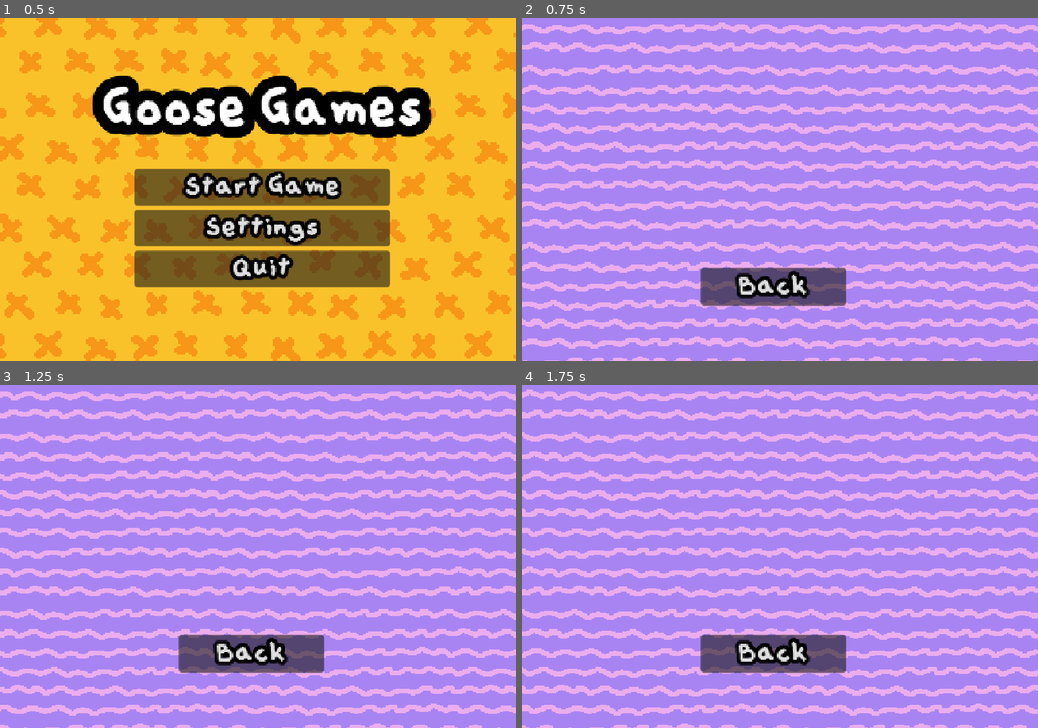
Above: before the commit, frames 1-4 (two rows, left to right).
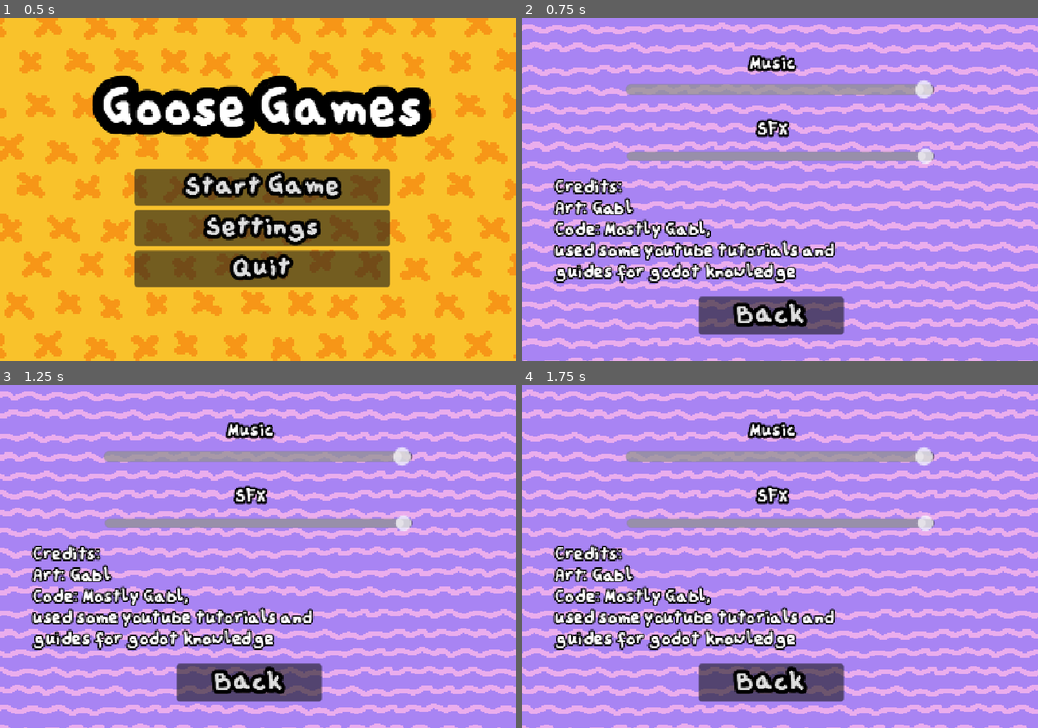
Above: after the commit, the same moments.

Repository: gabl18/WarioWare
Game: Godot game, scene res://scenes/Main Menu/title_screen.tscn
Same seed, same stepped clock (60 frames per second), same inputs: the game is played once before the commit and once after it. Sound files missing from this copy of the repository are replaced by a short silence.
Inputs (mouse positions are in pixels of both pictures, inside the frame that each line leads up to):
- Up to frame 1 (0.5 s): no input
- Up to frame 2 (0.75 s): click "Settings" at 0.5 s
- Up to frame 3 (1.25 s): no input
- Up to frame 4 (1.75 s): tap Enter (ui_accept) at 1.25, 1.52 s; move the mouse to (893, 539) at 1.27 s; hold Right (ui_right) from 1.28 s (still down); tap Alt at 1.35 s; click (893, 539) at 1.42 s

Frame 1 is identical in both runs. In frame 2, 14% of the frame differs, in the area x 6-80%, y 10-93%; in frame 3, 14%; in frame 4, 14%.

Commit message:
settings, new sfx and browser fix

Diff:
--- a/wario-ware/project.godot
+++ b/wario-ware/project.godot
@@ -18,6 +18,7 @@
 [audio]
 
 buses/default_bus_layout="uid://bcch67sxrgt2i"
+general/default_playback_type.web=0
 
 [autoload]
 
--- a/wario-ware/scenes/Every Level Used/minigame_scene.gd
+++ b/wario-ware/scenes/Every Level Used/minigame_scene.gd
@@ -9,7 +9,7 @@
 	pass
 
 # Called every frame. 'delta' is the elapsed time since the previous frame.
-func _process(delta: float) -> void:
+func _process(_delta: float) -> void:
 	timer.text = str(snapped(time, 0.10)) # this makes names easier
 
 func Timer(start_time: float): # making a new function for timer countdown!
--- a/wario-ware/scenes/Every Level Used/timer_screen.gd
+++ b/wario-ware/scenes/Every Level Used/timer_screen.gd
@@ -36,7 +36,7 @@
 		get_tree().change_scene_to_file("res://scenes/Main Menu/title_screen.tscn") # changes your scene
 
 
-func _process(delta: float) -> void: # runs EVERY FRAME
+func _process(_delta: float) -> void: # runs EVERY FRAME
 	match Global.lives: # asks or checks if lives is equal to one of
 #these values, cool hack. by the way this is a horrid way to illustrate the
 #lives visually so later you can always find alternative code. Now, dw abt it.
--- a/wario-ware/scenes/Main Menu/settings_screen.gd
+++ b/wario-ware/scenes/Main Menu/settings_screen.gd
@@ -1,6 +1,24 @@
 extends Node2D
-
-
+@onready var music_slider: HSlider = $MusicSlider
+@onready var sfx_slider: HSlider = $SFXSlider
 
 func _on_menu_pressed() -> void:
 	get_tree().change_scene_to_file("res://scenes/Main Menu/title_screen.tscn")
+
+func _ready() -> void:
+	var music_db = AudioServer.get_bus_volume_db(AudioServer.get_bus_index("Music"))
+	var sfx_db = AudioServer.get_bus_volume_db(AudioServer.get_bus_index("SFX"))
+	music_slider.value = db_to_linear(music_db)
+	sfx_slider.value = db_to_linear(sfx_db)
+
+	music_slider.value_changed.connect(_on_music_slider_value_changed)
+	sfx_slider.value_changed.connect(_on_sfx_slider_value_changed)
+
+
+func _on_music_slider_value_changed(value: float) -> void:
+	var db = linear_to_db(value)
+	AudioServer.set_bus_volume_db(AudioServer.get_bus_index("Music"), db)
+
+func _on_sfx_slider_value_changed(value: float) -> void:
+	var db = linear_to_db(value)
+	AudioServer.set_bus_volume_db(AudioServer.get_bus_index("SFX"), db)
--- a/wario-ware/scenes/Main Menu/settings_screen.tscn
+++ b/wario-ware/scenes/Main Menu/settings_screen.tscn
@@ -20,10 +20,10 @@
 stretch_mode = 1
 
 [node name="menu" type="Button" parent="." unique_id=157610235]
-offset_left = 160.0
-offset_top = 224.0
-offset_right = 290.0
-offset_bottom = 258.0
+offset_left = 158.173
+offset_top = 249.9999
+offset_right = 288.173
+offset_bottom = 283.99988
 theme_override_constants/outline_size = 14
 theme_override_font_sizes/font_size = 26
 text = "Back"
@@ -34,4 +34,51 @@
 bus = &"Music"
 parameters/looping = true
 
+[node name="MusicLabel" type="Label" parent="." unique_id=1607026454]
+offset_left = 202.88454
+offset_top = 33.65383
+offset_right = 243.88454
+offset_bottom = 49.65383
+theme_override_constants/outline_size = 8
+text = "Music"
+
+[node name="MusicSlider" type="HSlider" parent="." unique_id=235608699]
+offset_left = 92.78842
+offset_top = 54.807667
+offset_right = 331.95508
+offset_bottom = 70.80766
+scale = Vector2(1.1538455, 1.1538455)
+max_value = 1.0
+step = 0.05
+value = 1.0
+
+[node name="SFXLabel" type="Label" parent="." unique_id=1023258687]
+offset_left = 209.6153
+offset_top = 93.26919
+offset_right = 249.6153
+offset_bottom = 109.26919
+theme_override_constants/outline_size = 8
+text = "SFX"
+
+[node name="SFXSlider" type="HSlider" parent="." unique_id=232385033]
+offset_left = 93.749954
+offset_top = 113.46149
+offset_right = 369.71136
+offset_bottom = 135.57686
+max_value = 1.0
+step = 0.05
+value = 1.0
+
+[node name="Credits" type="Label" parent="." unique_id=997745092]
+offset_left = 28.846142
+offset_top = 144.71147
+offset_right = 282.84613
+offset_bottom = 236.71147
+theme_override_constants/outline_size = 6
+text = "Credits:
+Art: Gabl
+Code: Mostly Gabl,
+used some youtube tutorials and
+guides for godot knowledge"
+
 [connection signal="pressed" from="menu" to="." method="_on_menu_pressed"]
--- a/wario-ware/scenes/Minigame 1/garlic.gd
+++ b/wario-ware/scenes/Minigame 1/garlic.gd
@@ -9,7 +9,7 @@
 # make a signal
 signal garlic_collected
 
-func _process(delta: float) -> void: # this runs EVERY FRAME!
+func _process(_delta): # this runs EVERY FRAME!
 
 	if player_area.overlaps_area(self_area): # checks if overlapping
 		if self.visible:
--- a/wario-ware/scenes/Minigame 1/minigame_1.gd
+++ b/wario-ware/scenes/Minigame 1/minigame_1.gd
@@ -22,7 +22,7 @@
 	#after this is compeleted...
 	timer_end = true # now we're saying "oh ye you ran out of time"
 
-func _process(delta: float) -> void: # running every frame brochacho
+func _process(_delta: float) -> void: # running every frame brochacho
 	if garlic_collected == 3: # the double equals is just an argument asking if it's the same, with "=" it'll give an error
 		if Global.minigames_done >= Global.minigames_needed: # we access a global script and see how many minigames have been compeleted
 			get_tree().change_scene_to_file("res://scenes/Finish Screen/done_screen.tscn") # change current play scene into another, but you make your own finish screen in a later challenge, dont worry abt this rn
--- a/wario-ware/scenes/Minigame 1/minigame_1.tscn
+++ b/wario-ware/scenes/Minigame 1/minigame_1.tscn
@@ -207,7 +207,6 @@
 stream = ExtResource("10_hy3rl")
 autoplay = true
 bus = &"Music"
-parameters/looping = true
 
 [connection signal="garlic_collected" from="Garlic" to="." method="garlic_collect"]
 [connection signal="garlic_collected" from="Garlic2" to="." method="garlic_collect"]
--- a/wario-ware/scenes/Minigame 2/minigame_2.gd
+++ b/wario-ware/scenes/Minigame 2/minigame_2.gd
@@ -15,7 +15,7 @@
 	timer_end = true
 
 
-func _process(delta: float) -> void:
+func _process(_delta: float) -> void:
 	if buttons_pressed == 6:
 		if Global.minigames_done >= Global.minigames_needed:
 			get_tree().change_scene_to_file("res://scenes/Finish Screen/done_screen.tscn")
--- a/wario-ware/scenes/Minigame 2/minigame_2.tscn
+++ b/wario-ware/scenes/Minigame 2/minigame_2.tscn
@@ -145,7 +145,6 @@
 stream = ExtResource("10_88atl")
 autoplay = true
 bus = &"Music"
-parameters/looping = true
 
 [connection signal="pressed" from="Button_1" to="Button_1" method="_on_pressed"]
 [connection signal="pressed" from="Button_2" to="Button_2" method="_on_pressed"]
--- a/wario-ware/scenes/Minigame 3/minigame_3.gd
+++ b/wario-ware/scenes/Minigame 3/minigame_3.gd
@@ -2,6 +2,7 @@
 
 @onready var themed_timer: Node2D = $ThemedTimer
 @onready var intro_text: Node2D = $IntroText
+
 var rand_score = 18
 var rng = RandomNumberGenerator.new()
 
--- a/wario-ware/scenes/Minigame 3/minigame_3.tscn
+++ b/wario-ware/scenes/Minigame 3/minigame_3.tscn
@@ -10,6 +10,7 @@
 [ext_resource type="Script" uid="uid://do7bhv5330842" path="res://scenes/Minigame 3/texture_button.gd" id="7_elj0y"]
 [ext_resource type="PackedScene" uid="uid://0kahh53oqh5a" path="res://scenes/Every Level Used/intro_text.tscn" id="9_jqvox"]
 [ext_resource type="AudioStream" uid="uid://dlbxrkaid8mmp" path="res://music/Microgame 3.mp3" id="11_p7vny"]
+[ext_resource type="AudioStream" uid="uid://b3hgkdxo5bj1" path="res://music/honk-sound.mp3" id="11_p34aa"]
 
 [node name="Minigame_3" type="Node2D" unique_id=292362315]
 scale = Vector2(1.9783462, 1.9783462)
@@ -54,5 +55,9 @@
 bus = &"Music"
 parameters/looping = true
 
+[node name="HonkSFX" type="AudioStreamPlayer" parent="." unique_id=1491111298]
+stream = ExtResource("11_p34aa")
+bus = &"SFX"
+
 [connection signal="pressed" from="TextureButton" to="TextureRect" method="_on_texture_button_pressed"]
 [connection signal="pressed" from="TextureButton" to="TextureButton" method="_on_pressed"]
--- a/wario-ware/scenes/Minigame 3/texture_button.gd
+++ b/wario-ware/scenes/Minigame 3/texture_button.gd
@@ -1,6 +1,8 @@
 extends TextureButton
 
 @onready var parent = $".."
+@onready var honk_sfx: AudioStreamPlayer = $"../HonkSFX"
 
 func _on_pressed() -> void:
+	honk_sfx.play()
 	parent.buttons_pressed += 1
--- a/wario-ware/scenes/Minigame 4/chimney.gd
+++ b/wario-ware/scenes/Minigame 4/chimney.gd
@@ -3,9 +3,9 @@
 signal hit
 signal scored
 
-func _on_body_entered(body: Node2D) -> void:
+func _on_body_entered(_body: Node2D) -> void:
 	hit.emit()
 
 
-func _on_score_area_body_entered(body: Node2D) -> void:
+func _on_score_area_body_entered(_body: Node2D) -> void:
 	scored.emit()
--- a/wario-ware/scenes/Minigame 4/ground.gd
+++ b/wario-ware/scenes/Minigame 4/ground.gd
@@ -3,5 +3,5 @@
 
 signal hit
 
-func _on_body_entered(body: Node2D) -> void:
+func _on_body_entered(_body: Node2D) -> void:
 	hit.emit()
--- a/wario-ware/scenes/Minigame 5/minigame_5.gd
+++ b/wario-ware/scenes/Minigame 5/minigame_5.gd
@@ -2,6 +2,7 @@
 
 @onready var themed_timer: Node2D = $ThemedTimer
 @onready var intro_text: Node2D = $IntroText
+
 var rand_score = 4.0
 var rng = RandomNumberGenerator.new()
 
@@ -21,7 +22,7 @@
 
 
 # Called every frame. 'delta' is the elapsed time since the previous frame.
-func _process(delta: float) -> void:
+func _process(_delta: float) -> void:
 	if buttons_pressed >= 1:
 		Global.lives -= 1
 		Global.minigames_done -=1
--- a/wario-ware/scenes/Minigame 5/minigame_5.tscn
+++ b/wario-ware/scenes/Minigame 5/minigame_5.tscn
@@ -7,6 +7,7 @@
 [ext_resource type="Texture2D" uid="uid://1h33esv0gp8w" path="res://images/minigame5/dont_touch1.png" id="3_a6h0v"]
 [ext_resource type="Script" uid="uid://5rhaple4somu" path="res://scenes/Minigame 5/texture_button.gd" id="3_jsmqe"]
 [ext_resource type="AudioStream" uid="uid://ixgtsscvbh4b" path="res://music/Microgame 5.mp3" id="4_jsmqe"]
+[ext_resource type="AudioStream" uid="uid://cw5fcp07uk636" path="res://music/canada-goose-honk.mp3" id="8_a6h0v"]
 
 [node name="Minigame_5" type="Node2D" unique_id=2070303391]
 script = ExtResource("1_06nyv")
@@ -42,4 +43,8 @@
 bus = &"Music"
 parameters/looping = true
 
+[node name="FailSFX" type="AudioStreamPlayer" parent="." unique_id=901995953]
+stream = ExtResource("8_a6h0v")
+bus = &"SFX"
+
 [connection signal="pressed" from="TextureButton" to="TextureButton" method="_on_pressed"]
--- a/wario-ware/scenes/Minigame 5/texture_button.gd
+++ b/wario-ware/scenes/Minigame 5/texture_button.gd
@@ -1,6 +1,7 @@
 extends TextureButton
 
 @onready var parent = $".."
+@onready var fail_sfx: AudioStreamPlayer = $"../FailSFX"
 
 const normal1 = preload("res://images/minigame5/dont_touch1.png")
 const normal2 = preload("res://images/minigame5/dont_touch2.png")
@@ -31,5 +32,6 @@
 func _on_pressed() -> void:
 	texture_pressed = honk
 	texture_normal = honk
-	await get_tree().create_timer(1.0).timeout
+	fail_sfx.play()
+	await fail_sfx.finished
 	parent.buttons_pressed += 1
--- a/wario-ware/scenes/Minigame 6/minigame_6.tscn
+++ b/wario-ware/scenes/Minigame 6/minigame_6.tscn
@@ -1,7 +1,7 @@
 [gd_scene format=3 uid="uid://bf5ufgmri6nj2"]
 
 [ext_resource type="Script" uid="uid://bly7hgqhgnakv" path="res://scenes/Minigame 6/minigame_6.gd" id="1_6c6i2"]
-[ext_resource type="Texture2D" uid="uid://cxa5kt3mbhgws" path="res://images/Backgrounds/Background5.png" id="1_q13yq"]
+[ext_resource type="Texture2D" uid="uid://b27knk8vooihm" path="res://images/Backgrounds/Background8.png" id="2_nylmk"]
 [ext_resource type="AudioStream" uid="uid://b3hgkdxo5bj1" path="res://music/honk-sound.mp3" id="2_owglu"]
 [ext_resource type="PackedScene" uid="uid://0kahh53oqh5a" path="res://scenes/Every Level Used/intro_text.tscn" id="3_2jkyk"]
 [ext_resource type="Texture2D" uid="uid://6use1djxgjy" path="res://images/minigame6/rythmhonk1.png" id="3_nylmk"]
@@ -17,9 +17,9 @@
 autoscroll = Vector2(40, 0)
 
 [node name="Background" type="TextureRect" parent="ScrollignBackground" unique_id=901517564]
-offset_right = 1132.3889
-offset_bottom = 643.0
-texture = ExtResource("1_q13yq")
+offset_right = 2000.0
+offset_bottom = 1500.0
+texture = ExtResource("2_nylmk")
 stretch_mode = 1
 
 [node name="GooseSprite" type="Sprite2D" parent="." unique_id=93466303]
--- /dev/null
+++ b/wario-ware/scenes/Minigame 7/Obstacle.tscn
@@ -0,0 +1,18 @@
+[gd_scene format=3 uid="uid://dd082ckoytngl"]
+
+[ext_resource type="Script" uid="uid://b2cxnnkamwqh2" path="res://scenes/Minigame 7/obstacle.gd" id="1_qsnne"]
+[ext_resource type="Texture2D" uid="uid://y02bmskpsfbx" path="res://images/minigame7/minigame7assets2.png" id="2_u4mtf"]
+
+[sub_resource type="RectangleShape2D" id="RectangleShape2D_ykh0f"]
+size = Vector2(34.7272, 39.163837)
+
+[node name="Obstacle" type="Area2D" unique_id=692439238]
+script = ExtResource("1_qsnne")
+
+[node name="Sprite2D" type="Sprite2D" parent="." unique_id=768870253]
+texture = ExtResource("2_u4mtf")
+
+[node name="CollisionShape2D" type="CollisionShape2D" parent="." unique_id=285331736]
+position = Vector2(-0.36408615, 8.441172)
+scale = Vector2(1.1152116, 0.53320473)
+shape = SubResource("RectangleShape2D_ykh0f")
--- /dev/null
+++ b/wario-ware/scenes/Minigame 7/minigame_7.gd
@@ -0,0 +1,11 @@
+extends Node2D
+
+
+# Called when the node enters the scene tree for the first time.
+func _ready() -> void:
+	pass # Replace with function body.
+
+
+# Called every frame. 'delta' is the elapsed time since the previous frame.
+func _process(delta: float) -> void:
+	pass
--- /dev/null
+++ b/wario-ware/scenes/Minigame 7/minigame_7.tscn
@@ -0,0 +1,65 @@
+[gd_scene format=3 uid="uid://dt401n3dly1w7"]
+
+[ext_resource type="Texture2D" uid="uid://c7wb3p553o1wn" path="res://images/Backgrounds/Background6.png" id="1_1o3kg"]
+[ext_resource type="Texture2D" uid="uid://8844hjoqhsdq" path="res://images/minigame7/running_goose1.png" id="2_axrh0"]
+[ext_resource type="AudioStream" uid="uid://b3hgkdxo5bj1" path="res://music/honk-sound.mp3" id="3_s0xcp"]
+[ext_resource type="AudioStream" uid="uid://cw5fcp07uk636" path="res://music/canada-goose-honk.mp3" id="4_3lf5o"]
+[ext_resource type="PackedScene" uid="uid://ch0ete1dwmhb2" path="res://scenes/Every Level Used/ThemedTimer.tscn" id="5_gntve"]
+[ext_resource type="PackedScene" uid="uid://0kahh53oqh5a" path="res://scenes/Every Level Used/intro_text.tscn" id="6_shro4"]
+[ext_resource type="AudioStream" uid="uid://utsd43mh3b0f" path="res://music/Microgame 2.mp3" id="7_gjl17"]
+
+[sub_resource type="CircleShape2D" id="CircleShape2D_sjg42"]
+radius = 12.740639
+
+[node name="minigame_7" type="Node2D" unique_id=782172186]
+
+[node name="ScrollignBackground" type="Parallax2D" parent="." unique_id=1989526573]
+repeat_size = Vector2(400, 0)
+autoscroll = Vector2(40, 0)
+
+[node name="Background" type="TextureRect" parent="ScrollignBackground" unique_id=308818462]
+offset_right = 1132.3889
+offset_bottom = 643.0
+texture = ExtResource("1_1o3kg")
+stretch_mode = 1
+
+[node name="ColorRect" type="ColorRect" parent="." unique_id=1411798862]
+offset_top = 585.0
+offset_right = 40.0
+offset_bottom = 625.0
+scale = Vector2(25.360003, 1.6)
+color = Color(0.23345345, 0.15425614, 0.106677316, 1)
+
+[node name="Sprite2D" type="Sprite2D" parent="." unique_id=1696711960]
+position = Vector2(120.000015, 516)
+scale = Vector2(3.5999985, 3.5999985)
+texture = ExtResource("2_axrh0")
+
+[node name="Area2D" type="Area2D" parent="." unique_id=226876510]
+position = Vector2(120.000015, 516)
+scale = Vector2(3.5999985, 3.5999985)
+
+[node name="CollisionShape2D" type="CollisionShape2D" parent="Area2D" unique_id=1770740314]
+position = Vector2(-9.722231, 6.6666703)
+scale = Vector2(1.3765968, -1.0375763)
+shape = SubResource("CircleShape2D_sjg42")
+
+[node name="HonkSound" type="AudioStreamPlayer" parent="." unique_id=1466072923]
+stream = ExtResource("3_s0xcp")
+bus = &"SFX"
+
+[node name="FailSound" type="AudioStreamPlayer" parent="." unique_id=480469952]
+stream = ExtResource("4_3lf5o")
+bus = &"SFX"
+
+[node name="ThemedTimer" parent="." unique_id=31965389 instance=ExtResource("5_gntve")]
+position = Vector2(459, 43)
+
+[node name="IntroText" parent="." unique_id=1670804339 instance=ExtResource("6_shro4")]
+position = Vector2(450, 288)
+
+[node name="AudioStreamPlayer" type="AudioStreamPlayer" parent="." unique_id=153235886]
+stream = ExtResource("7_gjl17")
+autoplay = true
+bus = &"Music"
+parameters/looping = true
--- /dev/null
+++ b/wario-ware/scenes/Minigame 7/obstacle.gd
@@ -0,0 +1,10 @@
+extends Area2D
+
+@export var speed = 400.0
+var passed = false
+
+func _process(delta: float) -> void:
+	position.x -= speed * delta
+
+	if position.x < -100:
+		queue_free()
Not shown, changed: wario-ware/export_presets.cfg
Binary file added: wario-ware/images/Backgrounds/Background10.png
Not shown, added: wario-ware/images/Backgrounds/Background10.png.import
Binary file changed: wario-ware/images/Backgrounds/Background6.png
Binary file added: wario-ware/images/Backgrounds/Background7.png
Not shown, added: wario-ware/images/Backgrounds/Background7.png.import
Binary file added: wario-ware/images/Backgrounds/Background8.png
Not shown, added: wario-ware/images/Backgrounds/Background8.png.import
Binary file added: wario-ware/images/Backgrounds/Background9.png
Not shown, added: wario-ware/images/Backgrounds/Background9.png.import
Binary file changed: wario-ware/images/aseprite/Background1.aseprite
Binary file added: wario-ware/images/aseprite/minigame7assets.aseprite
(and 16 more such lines)
